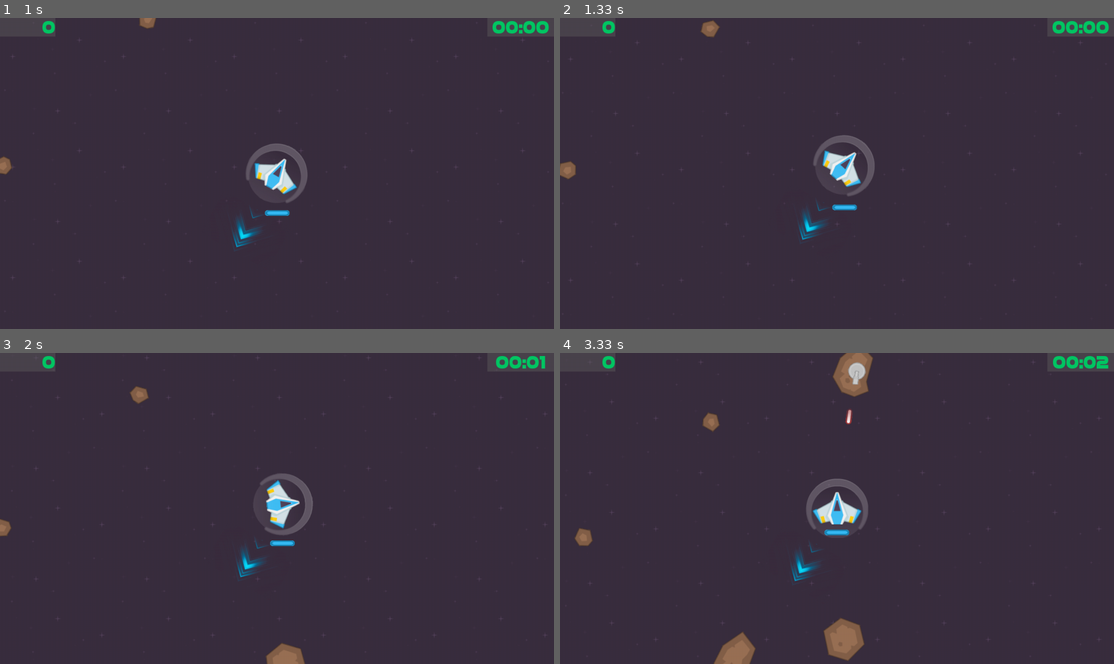
Above: before the commit, frames 1-4 (two rows, left to right).
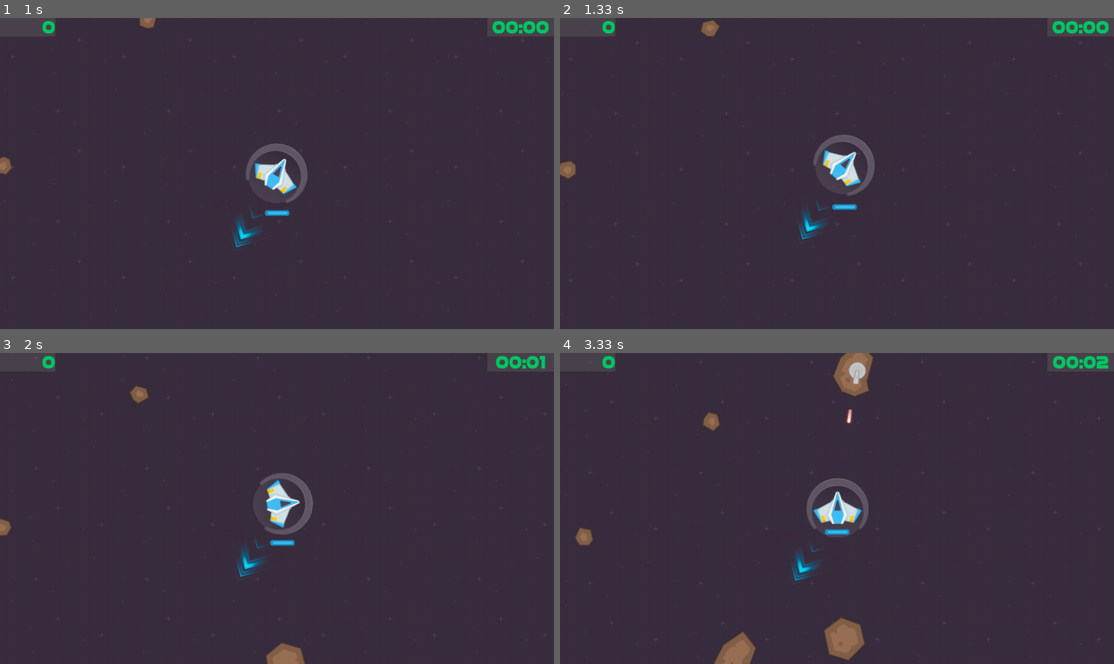
Above: after the commit, the same moments.

Repository: genericprogrammerdude/pygamengn
Game: pygame game, started from main.py
Same seed, same stepped clock (60 frames per second), same inputs: the game is played once before the commit and once after it.
Inputs (mouse positions are in pixels of both pictures, inside the frame that each line leads up to):
- Up to frame 1 (1 s): click "Start" at 0.38 s; hold D from 0.67 s (still down); move the mouse to (332, 195) at 0.7 s
- Up to frame 2 (1.33 s): release D at 1.13 s; hold W from 1.17 s (still down)
- Up to frame 3 (2 s): release W at 1.47 s; hold D 1.5-1.97 s
- Up to frame 4 (3.33 s): hold A 2-2.53 s; hold S 2.57-2.87 s; hold A 2.9-3.3 s

Frame 1 is identical in both runs. In frame 2, 0.2% of the frame differs, in the area x 0-56%, y 0-72%; in frame 3, 0.2%; in frame 4, 0.4%, in the area x 2-57%, y 0-100%.

Commit message:
Reduced jittering slightly.

Diff:
--- a/GameEngine/mover.py
+++ b/GameEngine/mover.py
@@ -1,3 +1,4 @@
+import numpy
 import pygame
 
 from game_object_factory import GameObjectBase
@@ -20,24 +21,17 @@
         self.velocity_decay_factor = velocity_decay_factor
         self.max_velocity = max_velocity
         self.angular_velocity = angular_velocity
-        self.direction = pygame.Vector2(0, 1)
 
     def move(self, delta, pos, heading):
         """Computes movement from the given parameters."""
-        delta_pos = pygame.math.Vector2()
-        delta_pos.from_polar((delta / -1000.0 * self.velocity, 90.0 - heading))
+        theta = numpy.deg2rad(90 - heading)
+        direction = pygame.Vector2(numpy.cos(theta), numpy.sin(theta))
+        delta_pos = direction * delta / -1000.0 * self.velocity
         self.velocity = self.velocity * self.velocity_decay_factor
         return (pos + delta_pos, heading)
 
-    def move_bare(self, delta):
-        return self.direction * delta / 1000.0 * self.velocity
-
     def set_velocity(self, velocity):
         self.velocity = velocity
-
-    def set_direction(self, dir: pygame.Vector2):
-        """Sets direction of movement. dir is a pygame.Vector2."""
-        self.direction = dir
 
 
 @GameObjectFactory.register("MoverVelDir")
--- a/GameEngine/render_group.py
+++ b/GameEngine/render_group.py
@@ -55,8 +55,7 @@
 
         for sprite in self.sprites():
             if sprite.visible:
-                cam = pygame.Vector2(round(self.cam.x), round(self.cam.y))
-                transformed_rect = sprite.rect.move(cam)
+                transformed_rect = sprite.rect.move(self.cam)
                 if not self.view_rect.colliderect(transformed_rect):
                     # Ignore sprites that are outside of the view rectangle
                     if sprite.kill_when_off_screen:
